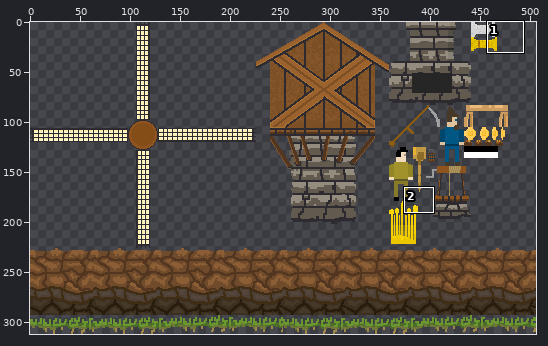
Sprite sheet: assets/images/assets.png. The first picture is a wide view before the edit; the outline marks the close-up.
Close-up. Before the commit:
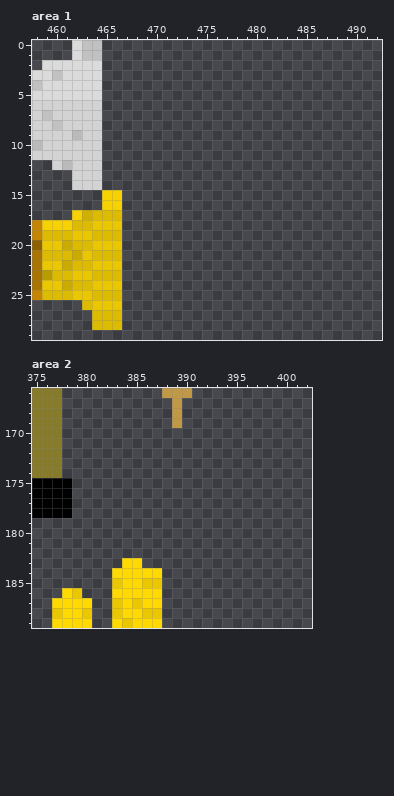
The file is 506x312 pixels. Colours within 5 levels of each other are drawn and written as one. Shown: area 1: x 458..492, y 0..29; area 2: x 375..402, y 166..189.
After the commit:
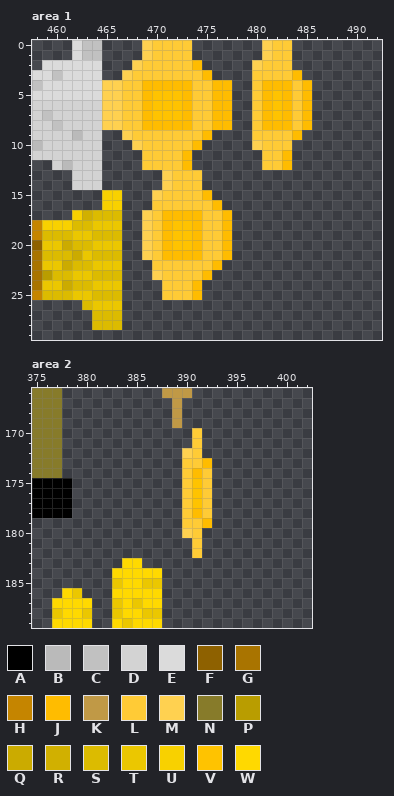
Palette (. is transparent): A #000000  B #bababa  C #c1c1c1  D #d3d3d3  E #dbdbdb  F #8e6100  G #a97400  H #c58500  J #ffbc00  K #c09946  L #ffcb36  M #ffd150  N #877b2a  P #b99d00  Q #cbab00  R #d1b000  S #dcbb00  T #ebc700  U #f8d100  V #ffc300  W #ffd900
The edit:
{"where": "area 1"}
{"y":0,"x":469,"old":".....","new":"MLLLL"}
{"y":0,"x":481,"old":"...","new":"MLL"}
{"y":1,"x":469,"old":".....","new":"MLLLL"}
{"y":1,"x":481,"old":"...","new":"MLL"}
{"y":2,"x":468,"old":".......","new":"MLLLLLJ"}
{"y":2,"x":480,"old":"....","new":"MLLL"}
{"y":3,"x":467,"old":".........","new":"MLLLLLLLJ"}
{"y":3,"x":480,"old":".....","new":"LLLLJ"}
{"y":4,"x":465,"old":".............","new":"MMLLJJJJJLLJJ"}
{"y":4,"x":480,"old":"......","new":"LJJJLJ"}
{"y":5,"x":465,"old":".............","new":"MMLLJVVVJLLJJ"}
{"y":5,"x":480,"old":"......","new":"LJVJLJ"}
{"y":6,"x":465,"old":".............","new":"MMLLJVVVJLLJJ"}
{"y":6,"x":480,"old":"......","new":"LJVJLJ"}
{"y":7,"x":465,"old":".............","new":"MMLLJVVVJLLJJ"}
{"y":7,"x":480,"old":"......","new":"LJVJLJ"}
{"y":8,"x":465,"old":".............","new":"MMLLJJJJJLLJJ"}
{"y":8,"x":480,"old":"......","new":"LJJJLJ"}
{"y":9,"x":467,"old":".........","new":"MLLLLLLLJ"}
{"y":9,"x":480,"old":".....","new":"LLLLJ"}
{"y":10,"x":468,"old":".......","new":"MLLLLLJ"}
{"y":10,"x":480,"old":"....","new":"MLLL"}
{"y":11,"x":469,"old":".....","new":"LLLLJ"}
{"y":11,"x":481,"old":"...","new":"LLJ"}
{"y":12,"x":469,"old":".....","new":"LLLLJ"}
{"y":12,"x":481,"old":"...","new":"LLJ"}
{"y":13,"x":471,"old":"....","new":"MLLL"}
{"y":14,"x":471,"old":"....","new":"MLLL"}
{"y":15,"x":470,"old":"......","new":"MLLLLJ"}
{"y":16,"x":470,"old":".......","new":"LLLLLLJ"}
{"y":17,"x":469,"old":".........","new":"MLJJJJLLJ"}
{"y":18,"x":469,"old":".........","new":"MLJVVJLLJ"}
{"y":19,"x":469,"old":".........","new":"MLJVVJLLJ"}
{"y":20,"x":469,"old":".........","new":"MLJVVJLLJ"}
{"y":21,"x":469,"old":".........","new":"MLJJJJLLJ"}
{"y":22,"x":470,"old":".......","new":"LLLLLLJ"}
{"y":23,"x":470,"old":"......","new":"MLLLLJ"}
{"y":24,"x":471,"old":"....","new":"LLLJ"}
{"y":25,"x":471,"old":"....","new":"LLLJ"}
{"where": "area 2"}
{"y":170,"x":391,"old":".","new":"L"}
{"y":171,"x":391,"old":".","new":"L"}
{"y":172,"x":390,"old":"..","new":"ML"}
{"y":173,"x":390,"old":"...","new":"LLJ"}
{"y":174,"x":390,"old":"...","new":"LJL"}
{"y":175,"x":390,"old":"...","new":"LVL"}
{"y":176,"x":390,"old":"...","new":"LVL"}
{"y":177,"x":390,"old":"...","new":"LVL"}
{"y":178,"x":390,"old":"...","new":"LJL"}
{"y":179,"x":390,"old":"...","new":"LLJ"}
{"y":180,"x":390,"old":"..","new":"ML"}
{"y":181,"x":391,"old":".","new":"L"}
{"y":182,"x":391,"old":".","new":"L"}
{"label":"added","picture_box":[102,40,312,300]}
{"label":"added","picture_box":[182,428,212,558]}
